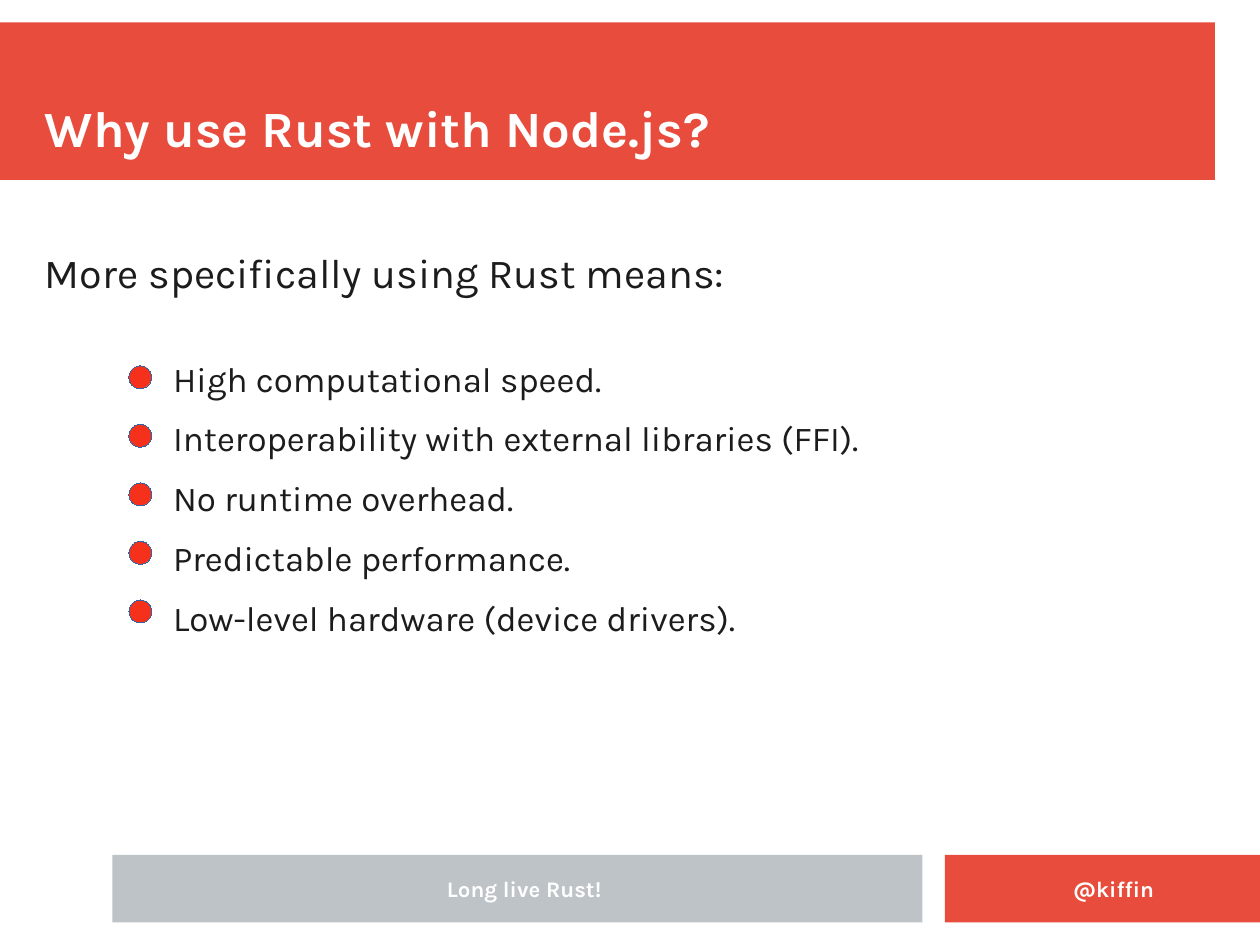
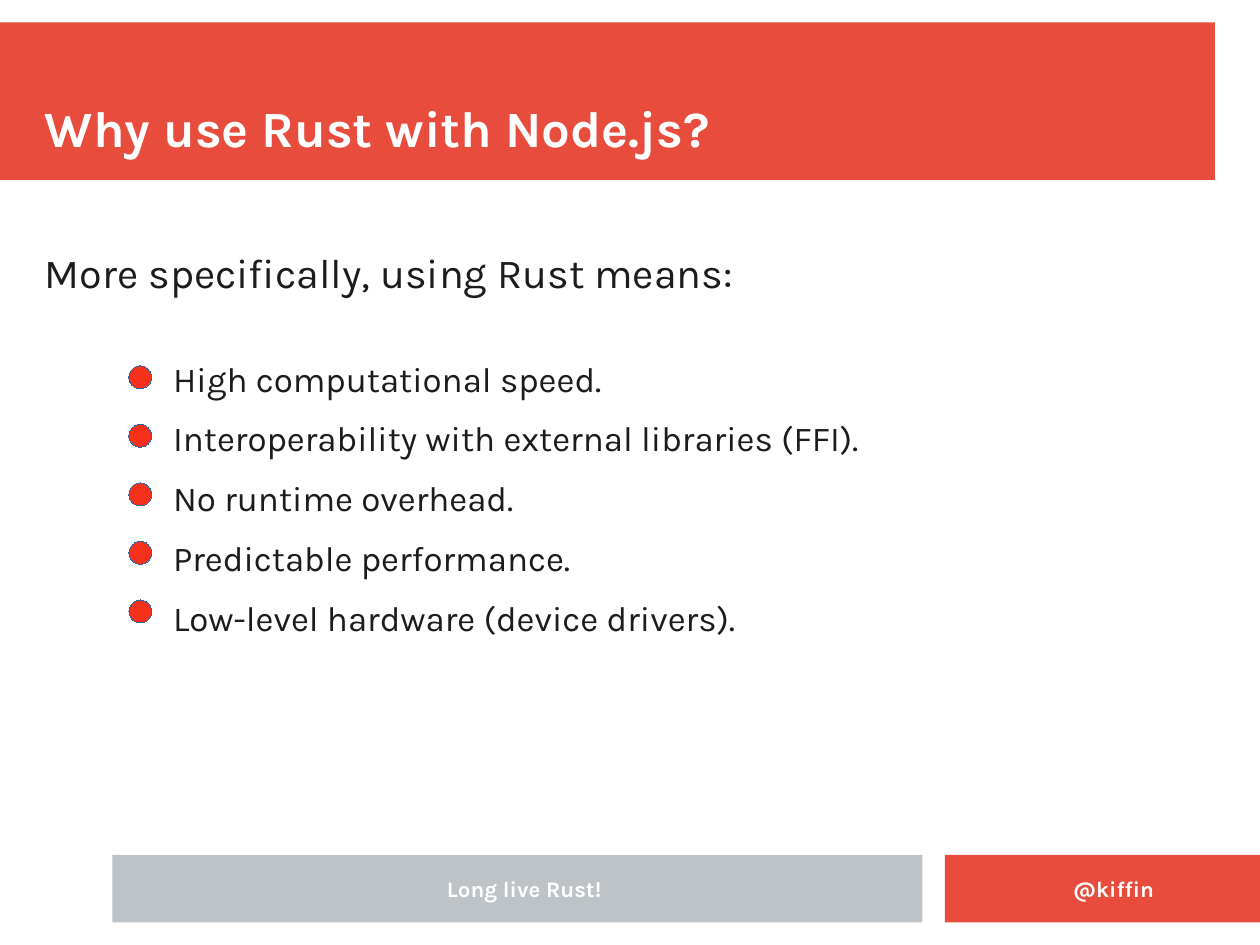
Before and after one commit to kgish/rust-node-addon-template, a slide deck: slide 5 of documents/Embedding-Rust-in-NodeJS-applications.odp. Drawn at 1260x945 pixels with LibreOffice and Linux fonts; fonts in the diff are those of the drawing; background and template pictures are left out. Boxes give left, top, right and bottom in pixels: in the first picture for what was removed or moved away, otherwise in the second. Text is boxed around its words. In the diff, an @@ line names an element or a change of style, - is before the commit and + after.

```diff
--- a/documents/Embedding-Rust-in-NodeJS-applications.odp
+++ b/documents/Embedding-Rust-in-NodeJS-applications.odp
@@ text at box(45, 259, 733, 298): text changed @@
-More specifically using Rust means:
+More specifically, using Rust means:
```
Also in this commit, not shown: 7 other slides changed, 9 slides added.
